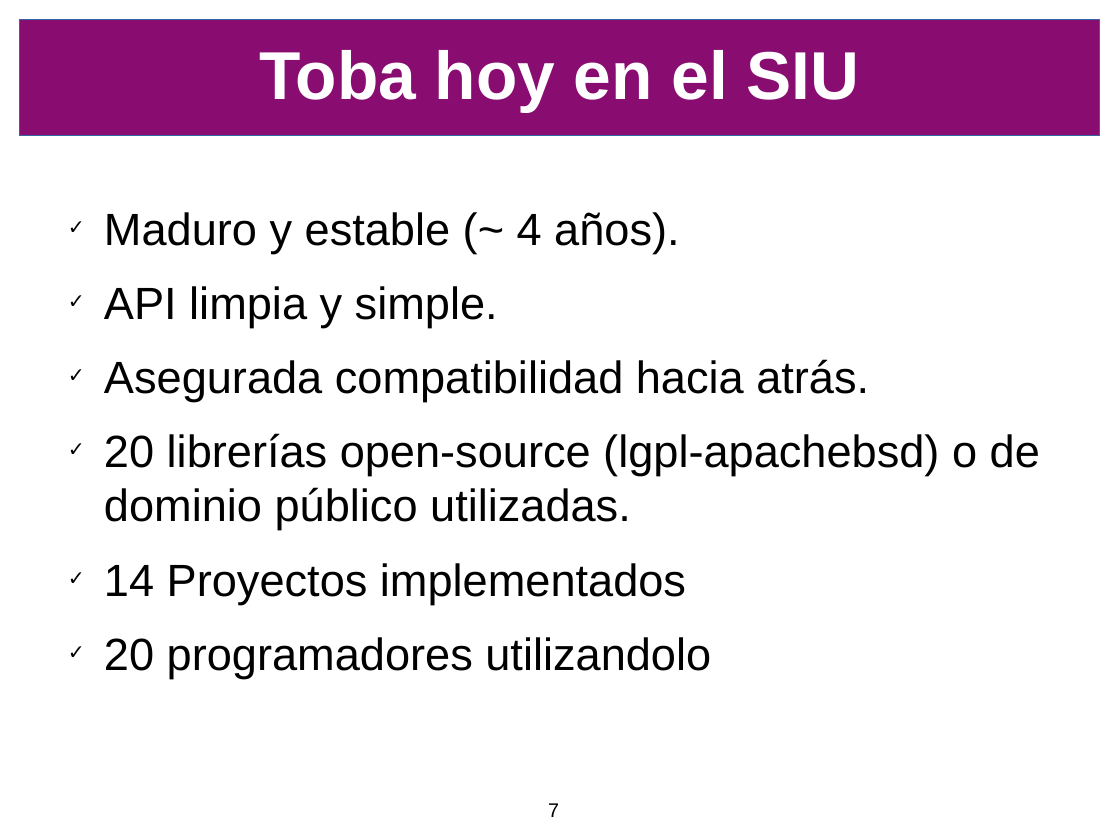
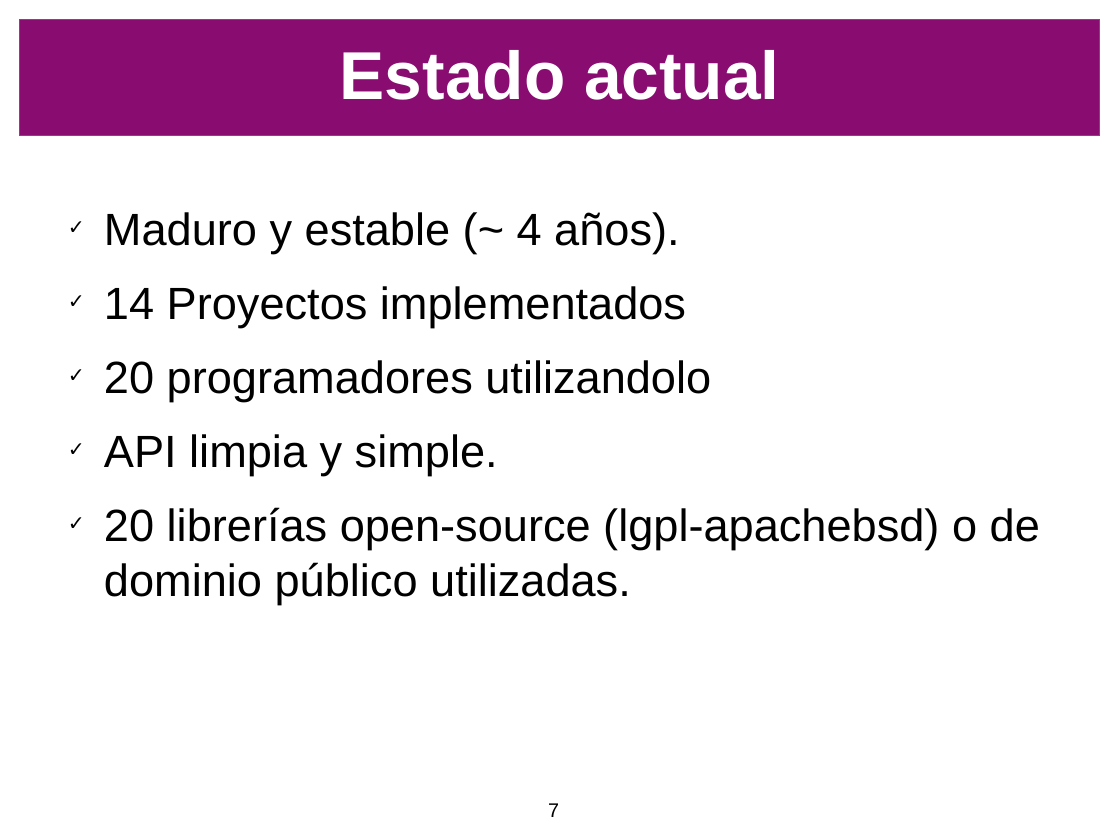
Before and after one commit to SIU-Toba/framework, a slide deck: slide 7 of doc/presentacion/CafeConf2006.odp. Drawn at 1120x840 pixels with LibreOffice and Linux fonts; fonts in the diff are those of the drawing; background and template pictures are left out. Boxes give left, top, right and bottom in pixels: in the first picture for what was removed or moved away, otherwise in the second. Text is boxed around its words. In the diff, an @@ line names an element or a change of style, - is before the commit and + after.

```diff
--- a/doc/presentacion/CafeConf2006.odp
+++ b/doc/presentacion/CafeConf2006.odp
@@ title at (x1=340, y1=50, x2=780, y2=100): text changed @@
-Toba hoy en el SIU
+Estado actual
@@ text at (x1=104, y1=286, x2=1040, y2=530): paragraphs removed @@
-✓ API limpia y simple.
-✓ Asegurada compatibilidad hacia atrás.
-✓ 20 librerías open-source (lgpl-apachebsd) o de dominio público utilizadas.
@@ text at (x1=104, y1=434, x2=1040, y2=604): paragraphs added @@
+✓ API limpia y simple.
+✓ 20 librerías open-source (lgpl-apachebsd) o de dominio público utilizadas.
```
Also in this commit, not shown: 6 other slides changed.
